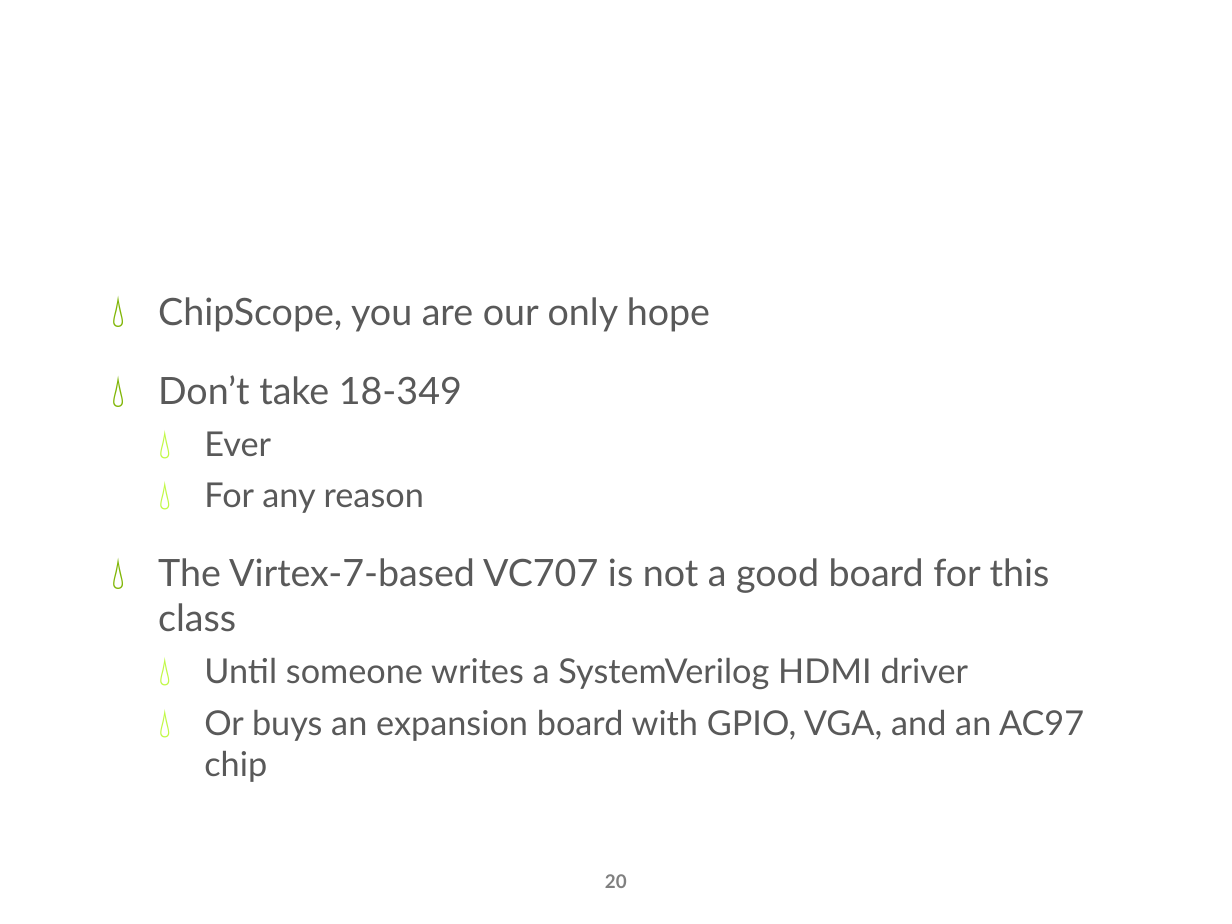
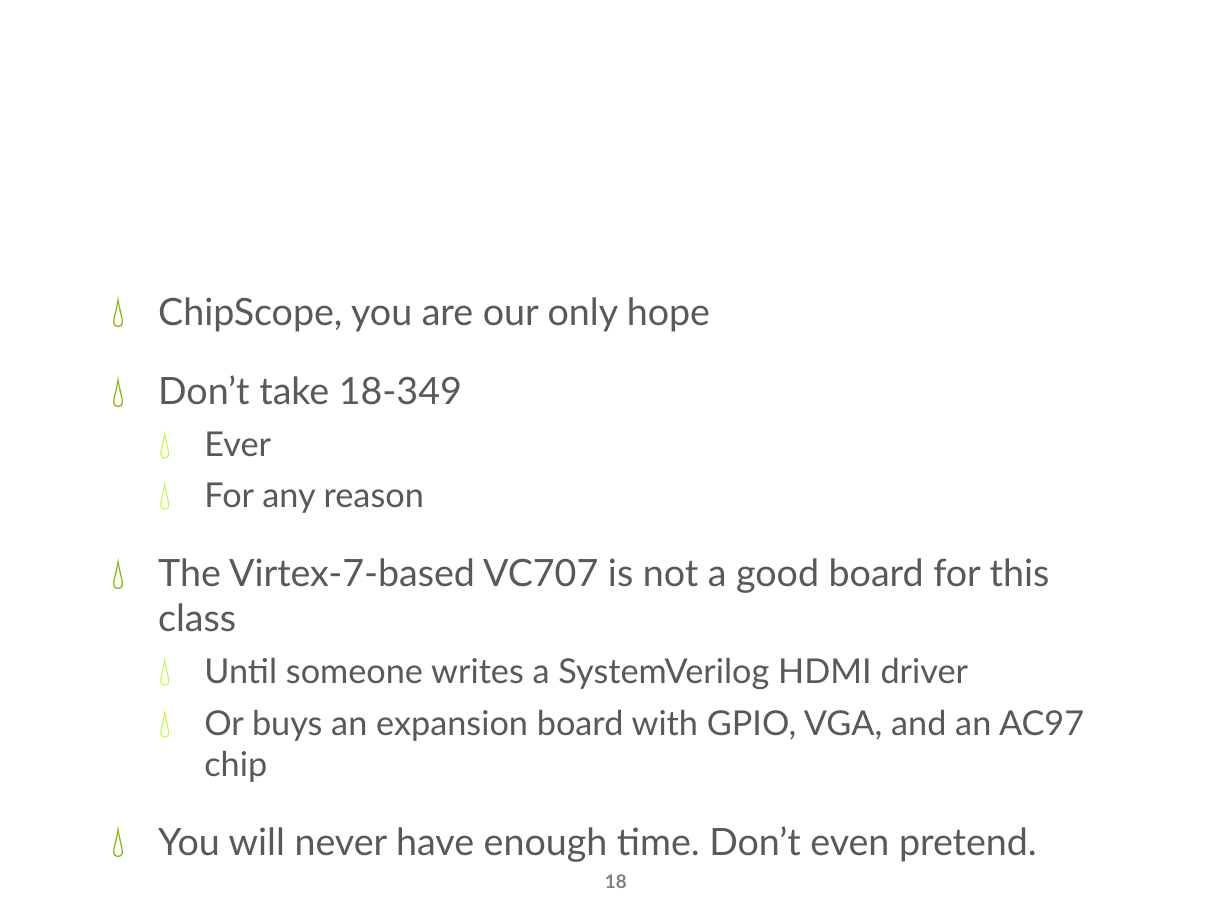
Before and after one commit to nightslide7/Gameboy, a slide deck: slide 18 of Meerkats_Presentation.pptx (slide 20 before the commit). Drawn at 1232x924 pixels with LibreOffice and Linux fonts; fonts in the diff are those of the drawing; background and template pictures are left out. Boxes give left, top, right and bottom in pixels: in the first picture for what was removed or moved away, otherwise in the second. Text is boxed around its words. In the diff, an @@ line names an element or a change of style, - is before the commit and + after.

```diff
--- a/Meerkats_Presentation.pptx
+++ b/Meerkats_Presentation.pptx
@@ text at [158, 826, 1037, 862]: paragraph added @@
+💧 You will never have enough time. Don’t even pretend.
@@ page number at [605, 874, 627, 888]: text changed @@
-20
+18
```
Also in this commit, not shown: 10 other slides changed, 1 slide added, 3 slides removed, 1 other file.
